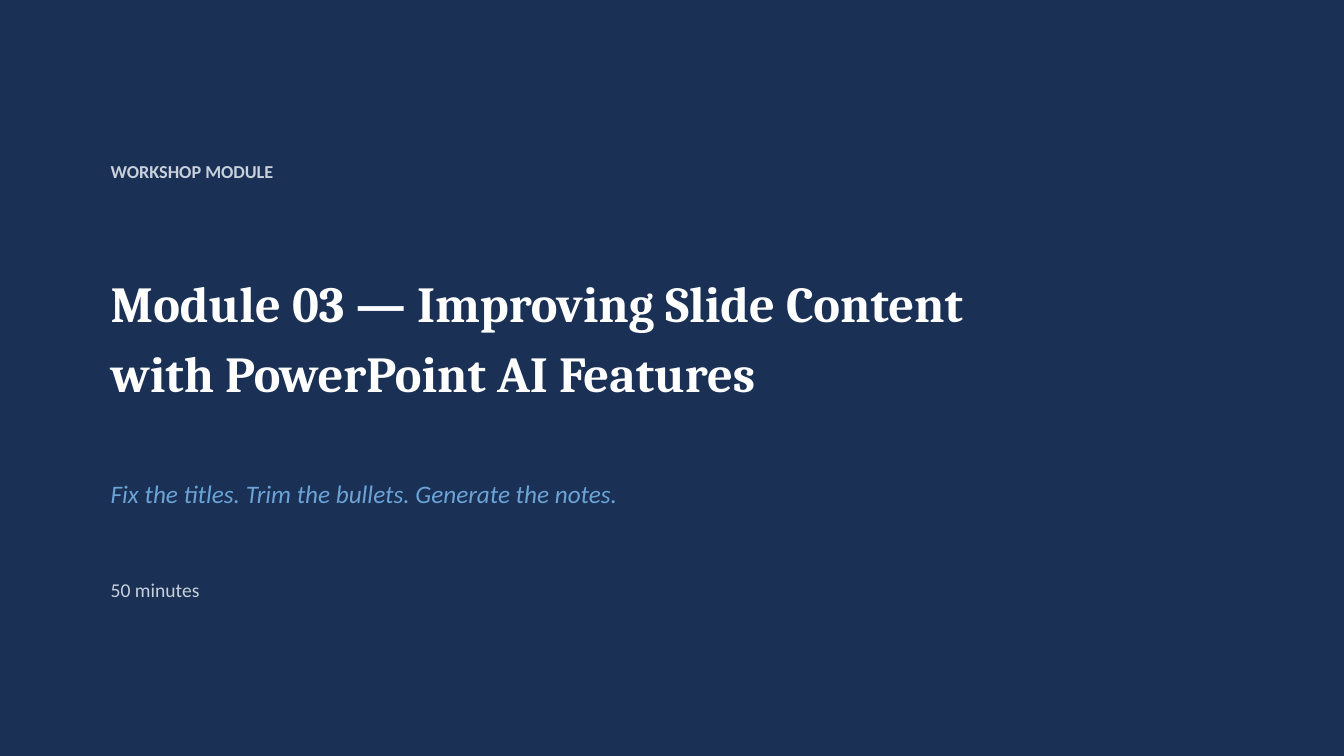
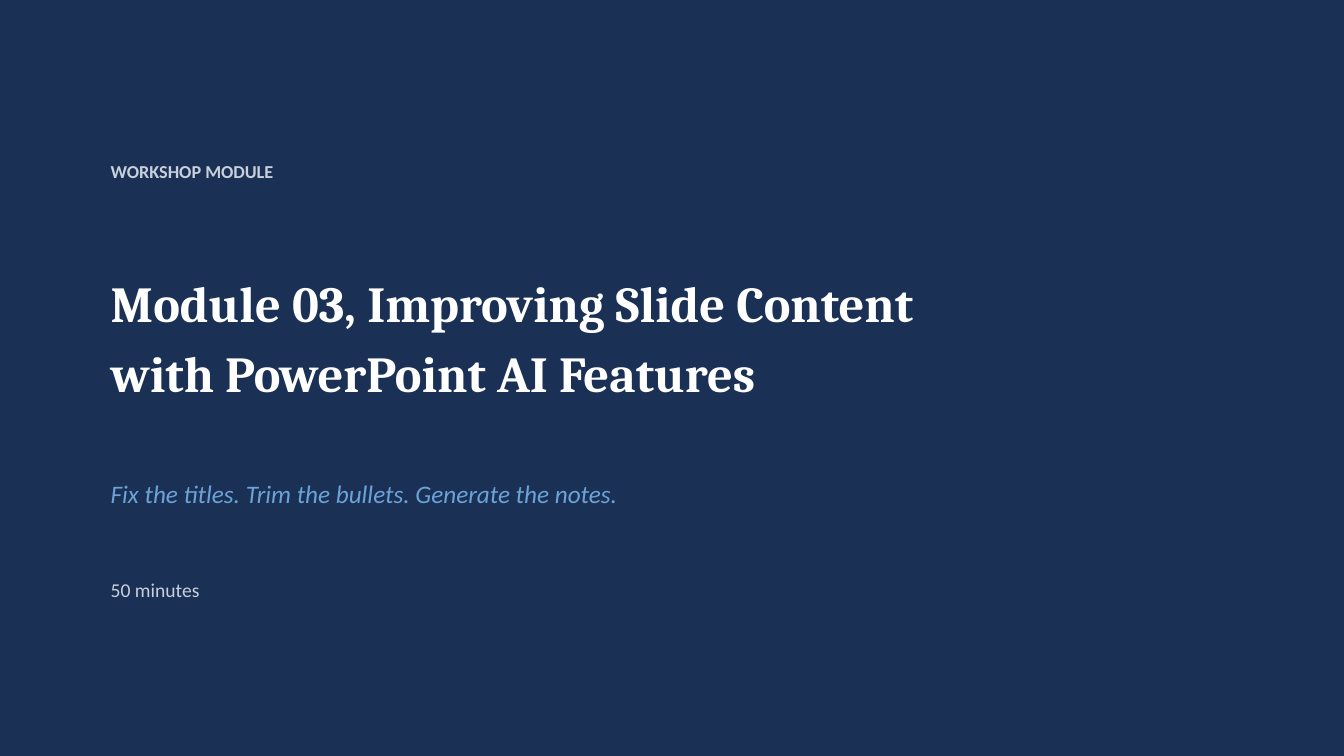
Before and after one commit to Asraf-JS/Presentation-With-AI-Workshop, a slide deck: slide 1 of 03-powerpoint-ai/Module03_Trainer_Deck.pptx. Drawn at 1344x756 pixels with LibreOffice and Linux fonts; fonts in the diff are those of the drawing. Boxes give left, top, right and bottom in pixels: in the first picture for what was removed or moved away, otherwise in the second. Text is boxed around its words. In the diff, an @@ line names an element or a change of style, - is before the commit and + after.

```diff
--- a/03-powerpoint-ai/Module03_Trainer_Deck.pptx
+++ b/03-powerpoint-ai/Module03_Trainer_Deck.pptx
@@ text at bbox=[111, 287, 913, 333]: text changed @@
-Module 03 — Improving Slide Content
+Module 03, Improving Slide Content
```
Also in this commit, not shown: 5 other slides changed.
